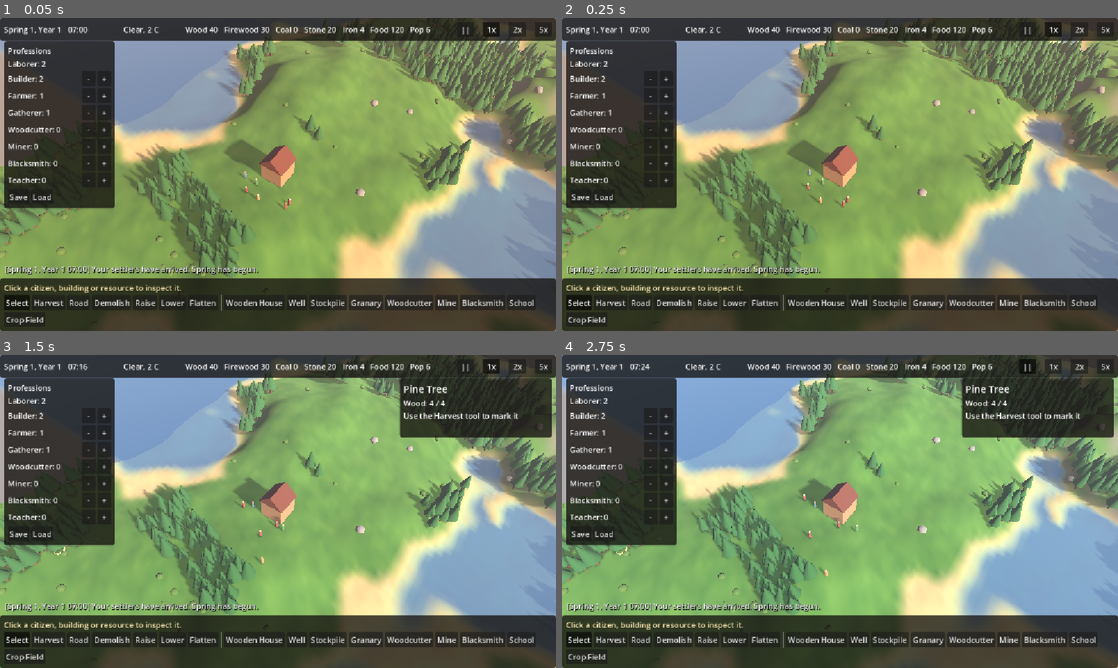
Above: before the commit, frames 1-4 (two rows, left to right).
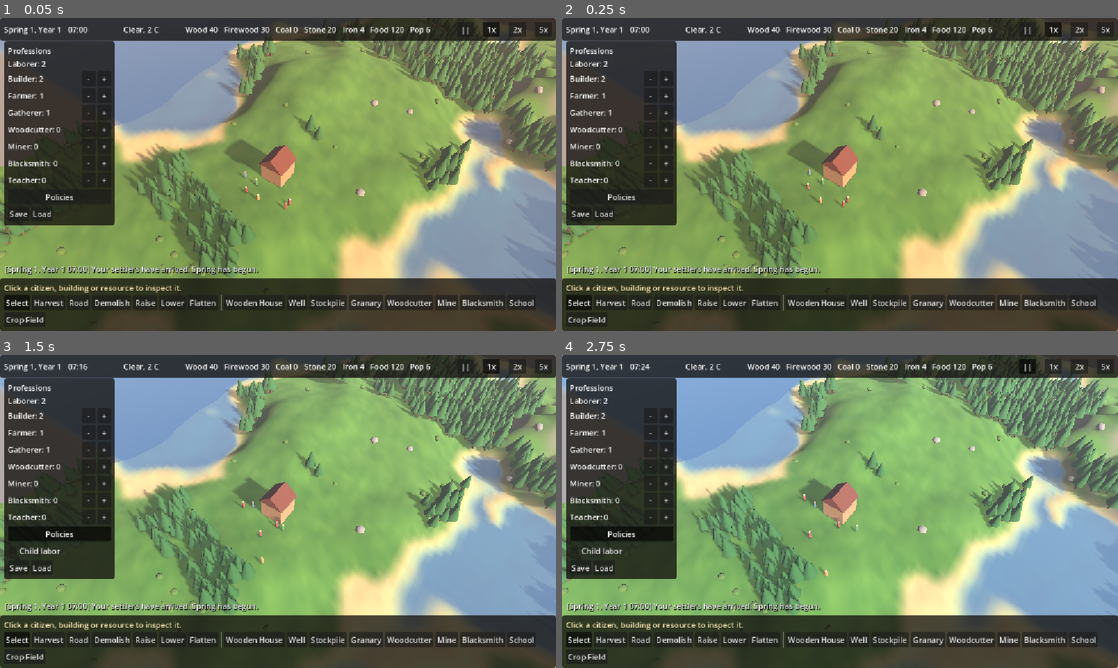
Above: after the commit, the same moments.

Repository: robert-max-hart/ousted
Game: Godot game, scene res://scenes/main.tscn
The game is run twice, just before and just after one commit, with the same random seed, the same clock (stepped at 60 frames per second) and the same inputs.
Inputs (mouse positions are in pixels of both pictures, inside the frame that each line leads up to):
- Up to frame 1 (0.05 s): no input
- Up to frame 2 (0.25 s): no input
- Up to frame 3 (1.5 s): click (61, 533) at 0.5 s, where only the run after the commit has a clickable "Policies"; click (61, 552) at 1.25 s, where only the run after the commit has a clickable "Child labor"
- Up to frame 4 (2.75 s): click "||" at 2 s

The runs differ from the first frame. In frame 1, 1.2% of the frame differs, in the area x 0-21%, y 56-67%; in frame 2, 1.2%; in frame 3, 7.9%; in frame 4, 7.9%, in the area x 0-100%, y 7-72%.

Commit message:
M3: Policies panel with the child labor rule
Defs.POLICIES lists colony-wide rules, Policies holds and saves the choices, and the HUD
has a Policies toggle with a check box per rule. Forbidding child labor sends children
with no school seat home, stops their labor at once and keeps carriers from topping up.
Adds tests/policies and updates CLAUDE.md and the plan.

Co-Authored-By: Claude Sonnet 5.5 <noreply@anthropic.com>

Diff:
--- a/scripts/ai/job_manager.gd
+++ b/scripts/ai/job_manager.gd
@@ -42,12 +42,12 @@
             p.block_needs(1.5);
 
     if p.is_baby():
-        return needs.baby_task(p);
+        return needs.stay_home_task(p);
 
     var night:bool = GameClock.is_night();
     if p.carry_amount > 0:
         # no topping up the load when school is waiting for a child or the teacher
-        if not night and p.carry_amount < Pawn.CARRY_CAP and not school.calls(p):
+        if not night and p.carry_amount < Pawn.CARRY_CAP and not school.calls(p) and not _child_barred(p):
             t = _gather_more_task(p, p.carry_item);
             if t != null:
                 return t;
@@ -71,6 +71,8 @@
         t = school.school_task(p);
         if t != null:
             return t;
+        if _child_barred(p):
+            return needs.stay_home_task(p);
 
     for job in _job_order(p.profession):
         t = (job as Callable).call(p);
@@ -149,6 +151,18 @@
             best = p;
     return best;
 
+# A child who may not work (the child labor policy is off).
+func _child_barred(p:Pawn) -> bool:
+    return p.is_child() and not world.policies.is_on(&"child_labor");
+
+# Forbidding child labor sends working children home at once; school and needs are left alone.
+func on_policy_changed(id:StringName) -> void:
+    if id != &"child_labor" or world.policies.is_on(id):
+        return;
+    for p in world.pawns:
+        if p.is_child() and p.task != null and p.task.interruptible and p.task.kind != &"school" and p.task.kind != &"stay_home":
+            p.end_task(false);
+
 func _assign(p:Pawn, prof:int) -> void:
     p.profession = prof;
     if p.task != null and p.task.interruptible:
--- a/scripts/ai/needs_tasks.gd
+++ b/scripts/ai/needs_tasks.gd
@@ -60,7 +60,7 @@
     return t;
 
 # Babies never work and never leave the house: they go indoors and stay there.
-func baby_task(p:Pawn) -> Task:
+func stay_home_task(p:Pawn) -> Task:
     var b:Building = world.shelter_for(p);
     var t:Task = Task.new(&"stay_home", "Staying home", false);
     if b != null and not (p.indoors and is_same(p.shelter, b)):
--- a/scripts/data/defs.gd
+++ b/scripts/data/defs.gd
@@ -246,6 +246,16 @@
 static func teacher_multiplier(teaching_xp:float, general_xp:float) -> float:
     return 1.0 + TEACHER_MAX_BONUS * minf(1.0, (teaching_xp + general_xp) / TEACHER_VETERAN_XP);
 
+# --------------------------------
+# Policies (decided 2026-10-23): colony-wide on/off rules the player sets in the HUD, saved with the game.
+# Each is id -> {name, desc, default}. Add a rule here, then read it with World.instance.policies.is_on(id).
+const POLICIES:Dictionary = {
+    &"child_labor": {
+        "name": "Child labor", "default": true,
+        "desc": "Children (5 to 17) with no school to attend work as laborers at half speed. Forbidden, they stay home instead.",
+    },
+};
+
 # Linear interpolation through [x, y] points sorted by x, flat beyond the ends.
 static func curve(points:Array, x:float) -> float:
     if x <= points[0][0]:
--- a/scripts/ui/hud.gd
+++ b/scripts/ui/hud.gd
@@ -379,12 +379,36 @@
             b.custom_minimum_size.x = 28;
             b.pressed.connect(jobs.change_profession.bind(prof, d));
             row.add_child(b);
+    _build_policies(col);
     var save_row:HBoxContainer = HBoxContainer.new();
     col.add_child(save_row);
     var do_save:Callable = func() -> void: SaveGame.save(World.instance);
     var do_load:Callable = func() -> void: SaveGame.load_slot(World.instance);
     save_row.add_child(_save_button("Save", "Save the game to the quicksave slot (F5)", do_save));
     save_row.add_child(_save_button("Load", "Load the quicksave (F9)", do_load));
+
+# A "Policies" button that opens the list of colony-wide rules as check boxes.
+func _build_policies(col:VBoxContainer) -> void:
+    var box:VBoxContainer = VBoxContainer.new();
+    box.visible = false;
+    var toggle:Button = Button.new();
+    toggle.text = "Policies";
+    toggle.tooltip_text = "Colony-wide rules";
+    toggle.toggle_mode = true;
+    toggle.focus_mode = Control.FOCUS_NONE;
+    toggle.toggled.connect(func(on:bool) -> void: box.visible = on);
+    col.add_child(toggle);
+    col.add_child(box);
+    var policies:Policies = World.instance.policies;
+    for id in Defs.POLICIES:
+        var check:CheckBox = CheckBox.new();
+        check.text = Defs.POLICIES[id]["name"];
+        check.tooltip_text = Defs.POLICIES[id]["desc"];
+        check.focus_mode = Control.FOCUS_NONE;
+        check.set_pressed_no_signal(policies.is_on(id));
+        var apply:Callable = func(on:bool, rule:StringName) -> void: policies.set_on(rule, on);
+        check.toggled.connect(apply.bind(id));
+        box.add_child(check);
 
 func _build_info_panel(root:Control) -> void:
     _info = _panel(root);
--- /dev/null
+++ b/scripts/world/policies.gd
@@ -0,0 +1,29 @@
+# ----------------------------------------------------------------
+# Policies
+#     The colony-wide on/off rules (see Defs.POLICIES). Owned by
+#     World, saved with the game, changed from the HUD.
+# ----------------------------------------------------------------
+class_name Policies extends RefCounted;
+
+signal changed(id:StringName);
+
+var _on:Dictionary = {};       # id -> bool, only the rules the player has changed
+
+func is_on(id:StringName) -> bool:
+    return _on.get(id, Defs.POLICIES[id]["default"]);
+
+func set_on(id:StringName, on:bool) -> void:
+    if is_on(id) == on:
+        return;
+    _on[id] = on;
+    changed.emit(id);
+
+func to_dict() -> Dictionary:
+    return _on.duplicate();
+
+# Rules saved by an older version are missing and keep their default; rules that no longer exist are dropped.
+func restore(d:Dictionary) -> void:
+    _on.clear();
+    for id in d:
+        if Defs.POLICIES.has(id):
+            _on[id] = d[id];
--- a/scripts/world/world.gd
+++ b/scripts/world/world.gd
@@ -23,6 +23,7 @@
 var terrain     :Terrain;
 var nav         :NavGrid;
 var jobs        :JobManager;
+var policies    :Policies = Policies.new();
 var visuals     :WorldVisuals;
 var tools       :PlayerTools;
 var hud         :HUD;
@@ -91,6 +92,7 @@
     renderer.name = "Nature";
     add_child(renderer);
     jobs = JobManager.new(self);
+    policies.changed.connect(jobs.on_policy_changed);
 
     if loading:
         _restore_entities(save);
@@ -227,7 +229,7 @@
         "seed": world_seed, "rng_state": rng.state, "wetness": wetness,
         "clock": GameClock.save_state(), "weather": Weather.save_state(),
         "heights": terrain.heights, "overlay": terrain.overlay, "soil": soil_fertility,
-        "deaths": death_log, "ageing_days_per_year": Defs.ageing_days_per_year, "targets": jobs.targets, "nodes": node_list, "buildings": building_list, "pawns": pawn_list, "piles": pile_list,
+        "deaths": death_log, "ageing_days_per_year": Defs.ageing_days_per_year, "targets": jobs.targets, "policies": policies.to_dict(), "nodes": node_list, "buildings": building_list, "pawns": pawn_list, "piles": pile_list,
         "camera": camera_rig.save_state() if camera_rig != null else {},
         "summary": {"date": "%s, %s" % [GameClock.date_string(), GameClock.time_string()], "pop": pawns.size()},
     };
@@ -266,6 +268,7 @@
     renderer.mark_dirty();
     rng.state = save["rng_state"];
     death_log = save.get("deaths", []);
+    policies.restore(save.get("policies", {}));
     var saved_targets:Variant = save.get("targets", null);       # saves made before targets existed
     if saved_targets != null:
         jobs.targets = saved_targets;
--- /dev/null
+++ b/tests/policies.gd
@@ -0,0 +1,92 @@
+# ----------------------------------------------------------------
+# Policies test
+#     Checks the child labor rule: with it allowed a child with no
+#     school works, forbidden the child goes home (and a running
+#     work task ends at once), allowed again it works. Also checks
+#     the rule is saved.
+#     godot --headless --path . --fixed-fps 60 res://tests/policies.tscn
+# ----------------------------------------------------------------
+extends Node;
+
+const WORK_KINDS:Array[StringName] = [&"harvest", &"build", &"haul", &"farm", &"collect", &"fuel", &"dig", &"forge", &"plant", &"supply"];
+
+var world:World;
+var _child:Pawn;
+var _phase:int = 0;
+var _phase_start:float;
+var _work_frames:int = 0;
+var _home_frames:int = 0;
+var _start:float;
+
+func _ready() -> void:
+    SaveGame.autosave_enabled = false;
+    world = (load("res://scenes/main.tscn") as PackedScene).instantiate();
+    add_child(world);
+    Engine.time_scale = 4.0;
+    GameClock.set_speed(3);
+    Defs.ageing_days_per_year = 400.0;      # the child stays a child
+    for p in world.pawns:
+        p.profession = JobManager.Profession.LABORER;
+        p.age = 30.0;
+    world.jobs.sync_targets();
+    _child = world.pawns[2];
+    _child.age = 10.0;
+    var near:Array = world.nodes.duplicate();
+    near.sort_custom(func(a:ResourceNode, b:ResourceNode) -> bool:
+        return Vector2(a.cell - world.town_hall.origin).length() < Vector2(b.cell - world.town_hall.origin).length());
+    for i in 40:
+        world.set_designated(near[i], true);       # something for laborers to clear
+    _expect("child labor is allowed by default", world.policies.is_on(&"child_labor"));
+    _start = GameClock.total_hours;
+    _phase_start = _start;
+
+func _day_work() -> bool:
+    return not GameClock.is_night() and _child.task != null;
+
+func _process(_delta:float) -> void:
+    if not World.alive(_child):
+        return;
+    var elapsed:float = GameClock.total_hours - _phase_start;
+    var kind:StringName = _child.task.kind if _child.task != null else &"";
+    if GameClock.is_night() or _child.energy < 0.2 or _child.hunger < 0.4 or _child.thirst < 0.45 or _child.warmth < 0.35:
+        return;       # needs and sleep come before work or staying home
+    if _phase == 0:
+        if WORK_KINDS.has(kind):
+            _work_frames += 1;
+        if elapsed > 60.0 or (_work_frames > 0 and elapsed > 6.0):
+            _expect("allowed: the child worked (%d frames)" % _work_frames, _work_frames > 0);
+            world.policies.set_on(&"child_labor", false);
+            _expect("forbidding ends a running work task", not WORK_KINDS.has(_child.task.kind) if _child.task != null else true);
+            _phase = 1;
+            _phase_start = GameClock.total_hours;
+            _work_frames = 0;
+    elif _phase == 1:
+        if elapsed < 1.0:
+            return;
+        if WORK_KINDS.has(kind):
+            _work_frames += 1;
+        if kind == &"stay_home":
+            _home_frames += 1;
+        if elapsed > 24.0:
+            _expect("forbidden: the child did no work (%d frames)" % _work_frames, _work_frames == 0);
+            _expect("forbidden: the child stayed home (%d frames)" % _home_frames, _home_frames > 0);
+            var saved:Dictionary = world.serialize();
+            _expect("the rule is saved", saved["policies"].get(&"child_labor", true) == false);
+            var p:Policies = Policies.new();
+            p.restore(saved["policies"]);
+            _expect("the rule loads back", not p.is_on(&"child_labor"));
+            p.restore({});
+            _expect("an old save keeps the default", p.is_on(&"child_labor"));
+            world.policies.set_on(&"child_labor", true);
+            _phase = 2;
+            _phase_start = GameClock.total_hours;
+            _work_frames = 0;
+    elif _phase == 2:
+        if WORK_KINDS.has(kind):
+            _work_frames += 1;
+        if elapsed > 40.0:
+            _expect("allowed again: the child worked (%d frames)" % _work_frames, _work_frames > 0);
+            get_tree().quit();
+
+func _expect(what:String, ok:bool) -> void:
+    print("%s: %s" % ["PASS" if ok else "FAIL", what]);
--- /dev/null
+++ b/tests/policies.tscn
@@ -0,0 +1,6 @@
+[gd_scene load_steps=2 format=3]
+
+[ext_resource type="Script" path="res://tests/policies.gd" id="1_soak"]
+
+[node name="Policies" type="Node"]
+script = ExtResource("1_soak")
Not shown, added: scripts/world/policies.gd.uid
Not shown, added: tests/policies.gd.uid
Not shown, changed: CLAUDE.md
Not shown, changed: docs/plan.md
